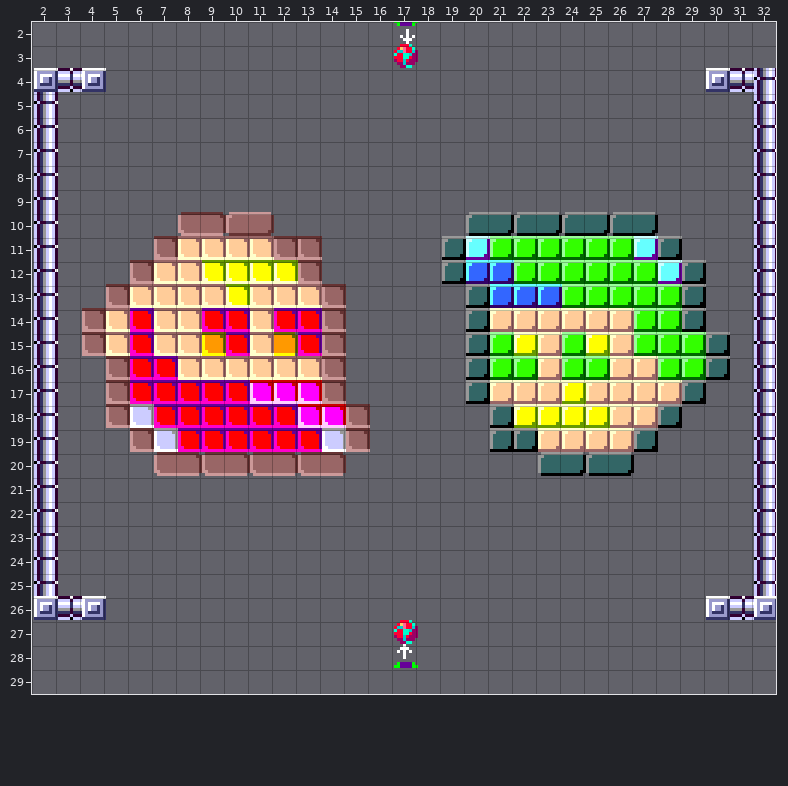
Tiled map -- tools/breakout_editor/lumberjacks.tmx. The picture above is the old version.
Cells are 8x8 px. Shown: x 2..32, y 2..29.
The result:
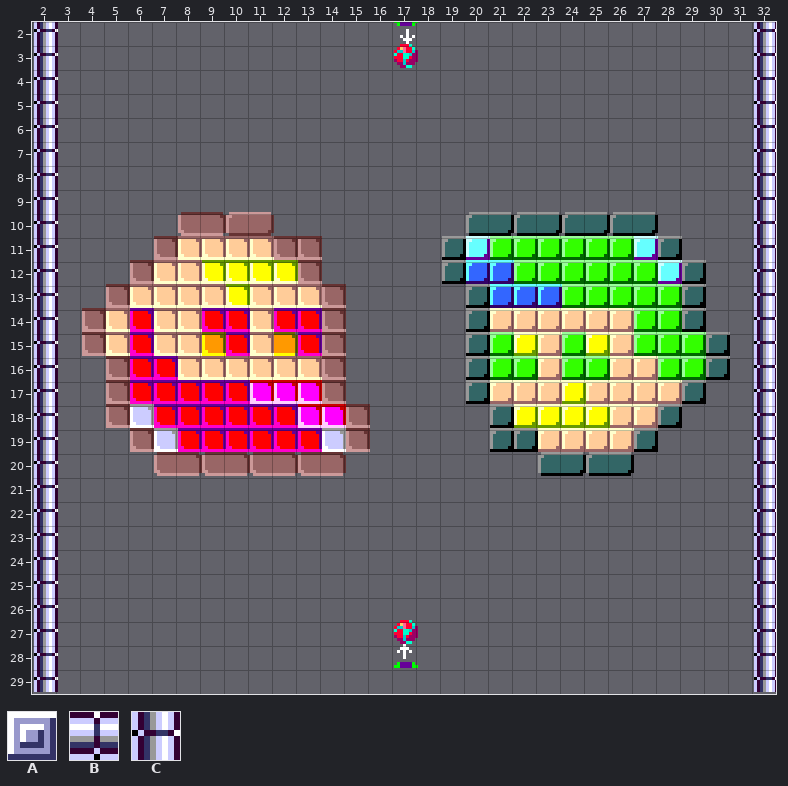
Key: from "breakout-tiles": A 1, B 6, C 7.
_ is an empty cell.
What changed:
Layer "Tile Layer 1":
The author changed tile A to tile C in row 4 at x 2; in row 26 at x 2 and 32.
Tile C now appears in rows 2 to 3 at x 2 and 32; in rows 27 to 29 at x 2 and 32.
The edit erases tile A in row 4 at x 4 and 30; in row 26 at x 4 and 30.
The edit erases tile B in row 4 at x 3 and 31; in row 26 at x 3 and 31.
Pixel boxes of the changes (left, top, right, bottom) in both pictures:
changed: (34, 22, 106, 92)
changed: (706, 22, 776, 92)
changed: (34, 596, 106, 692)
changed: (706, 596, 776, 692)
